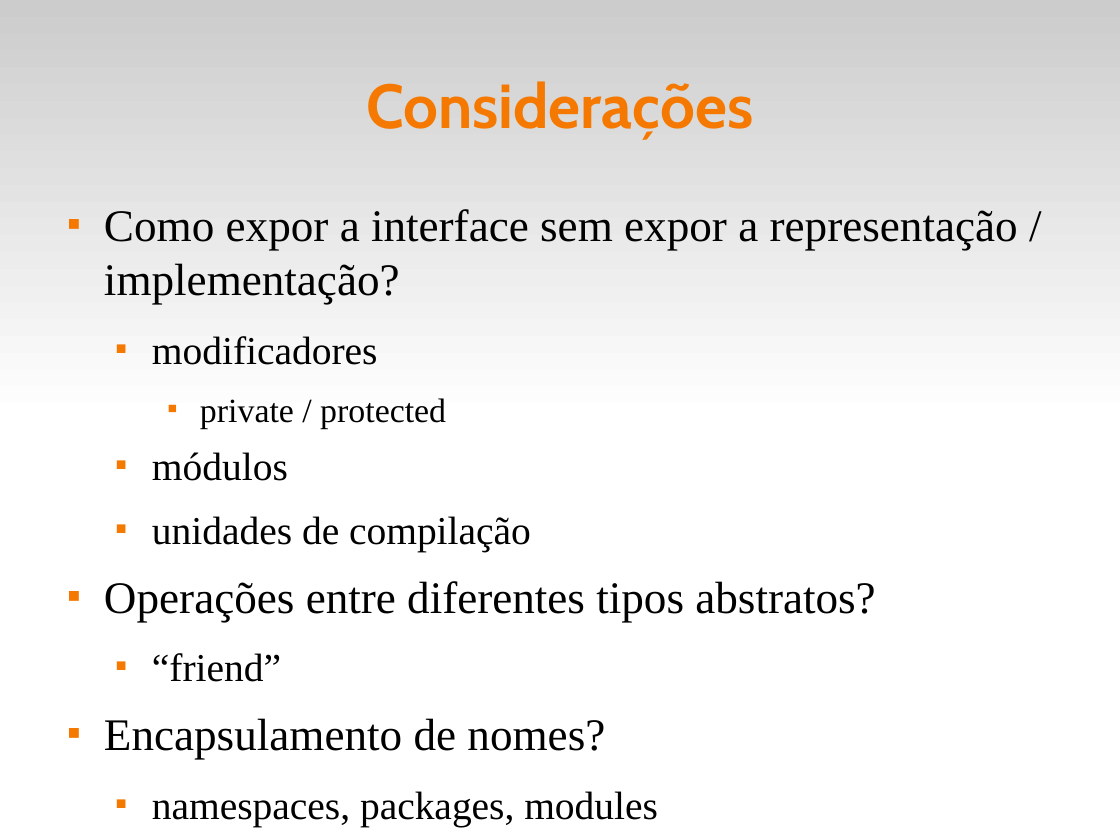
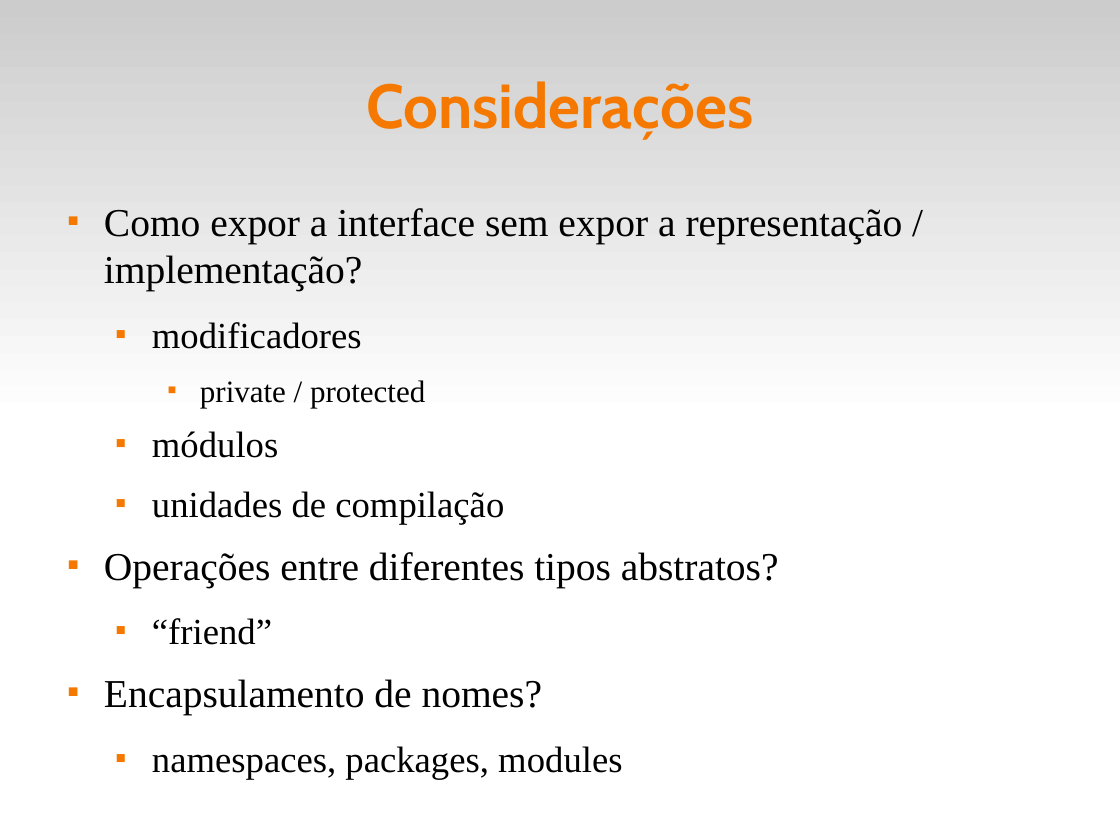
Before and after one commit to fsantanna-uerj/EDL, a slide deck: slide 5 of slides/edl-09-oo.odp. Drawn at 1120x840 pixels with LibreOffice and Linux fonts; fonts in the diff are those of the drawing. Boxes give left, top, right and bottom in pixels: in the first picture for what was removed or moved away, otherwise in the second. Text is boxed around its words. In the diff, an @@ line names an element or a change of style, - is before the commit and + after.

```diff
--- a/slides/edl-09-oo.odp
+++ b/slides/edl-09-oo.odp
@@ text "Como expor a interface sem ..." at (x1=104, y1=208, x2=903, y2=780): size 32 to 28 pt in "Como expor a interface sem expor a ...", "Operações entre diferentes tipos abstratos?", "Encapsulamento de nomes?"; size 28 to 26 pt in "modificadores", "módulos", "unidades de compilação", "“friend”" and 1 more places; size 24 to 22 pt in "private / protected" @@
```
Also in this commit, not shown: 6 other slides changed, 2 other files.
